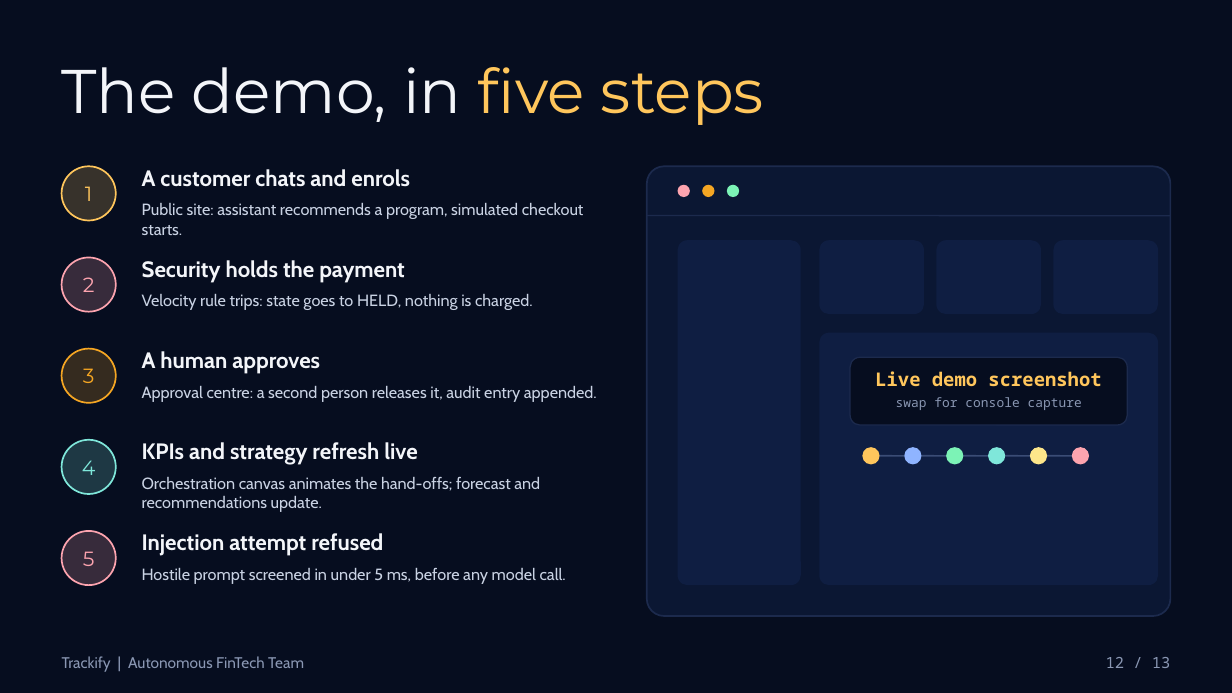
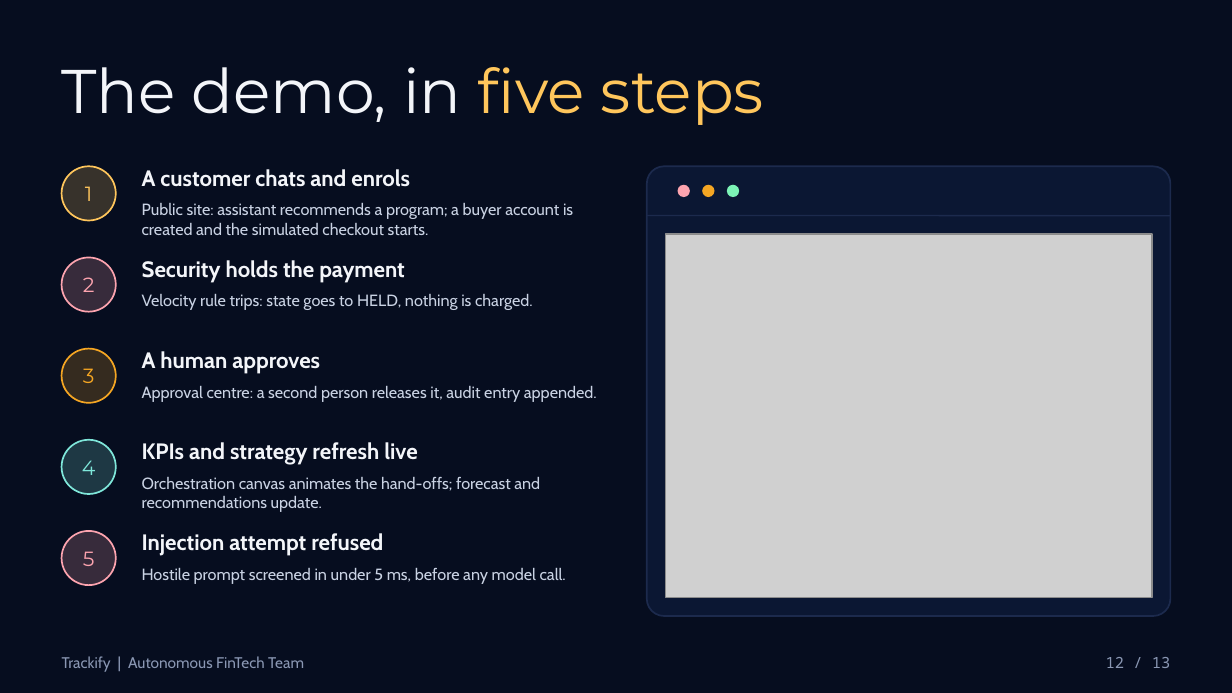
Before and after one commit to sinfoo/Trackify, a slide deck: slide 12 of docs/pitch/Trackify-pitch.pptx. Drawn at 1232x693 pixels with LibreOffice and Linux fonts; fonts in the diff are those of the drawing; grey boxes stand for pictures. Boxes give left, top, right and bottom in pixels: in the first picture for what was removed or moved away, otherwise in the second. Text is boxed around its words. In the diff, an @@ line names an element or a change of style, - is before the commit and + after.

Commit message:
docs(pitch): real console capture on the demo slide

```diff
--- a/docs/pitch/Trackify-pitch.pptx
+++ b/docs/pitch/Trackify-pitch.pptx
@@ text at [142,203,573,235]: text changed @@
-Public site: assistant recommends a program, simulated checkout starts.
+Public site: assistant recommends a program; a buyer account is created and the simulated checkout starts.
@@ picture added at [665,234,1152,598] @@
@@ rounded rectangle removed at [678,240,801,585] @@
@@ rounded rectangle removed at [819,240,924,314] @@
@@ rounded rectangle removed at [936,240,1041,314] @@
@@ rounded rectangle removed at [1053,240,1158,314] @@
@@ rounded rectangle removed at [819,333,1158,585] @@
@@ rounded rectangle removed at [850,357,1127,425] @@
@@ text removed at [875,371,1101,387] @@
-Live demo screenshot
@@ text removed at [896,397,1082,410] @@
-swap for console capture
@@ ellipse removed at [862,447,880,464] @@
@@ ellipse removed at [904,447,922,464] @@
@@ ellipse removed at [946,447,963,464] @@
@@ ellipse removed at [988,447,1005,464] @@
@@ ellipse removed at [1030,447,1047,464] @@
@@ ellipse removed at [1072,447,1089,464] @@
@@ line removed from (880, 456) to (904, 456) @@
@@ line removed from (922, 456) to (946, 456) @@
@@ line removed from (963, 456) to (988, 456) @@
@@ line removed from (1005, 456) to (1030, 456) @@
@@ line removed from (1047, 456) to (1072, 456) @@
```
Also in this commit, not shown: 3 other files.
